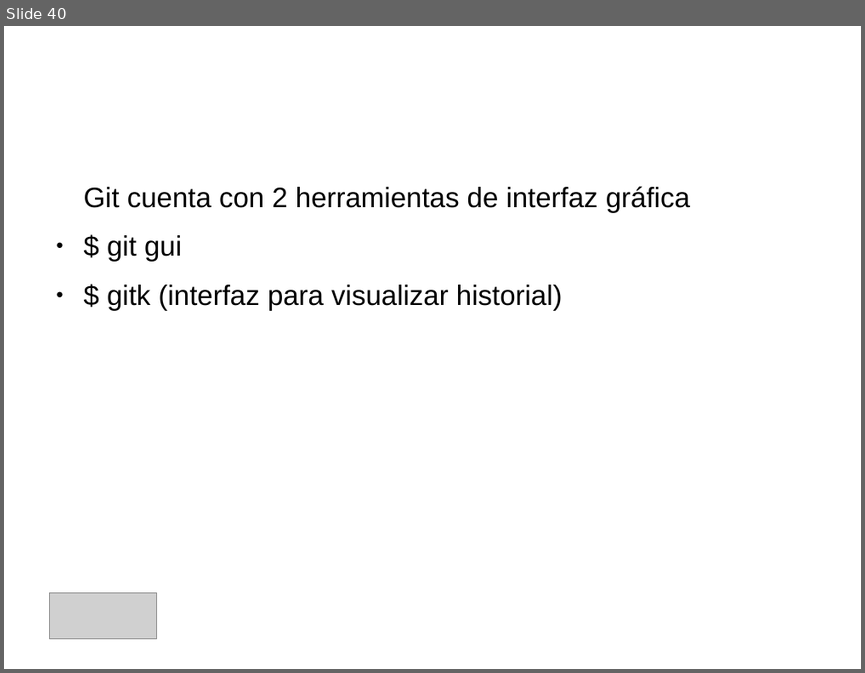
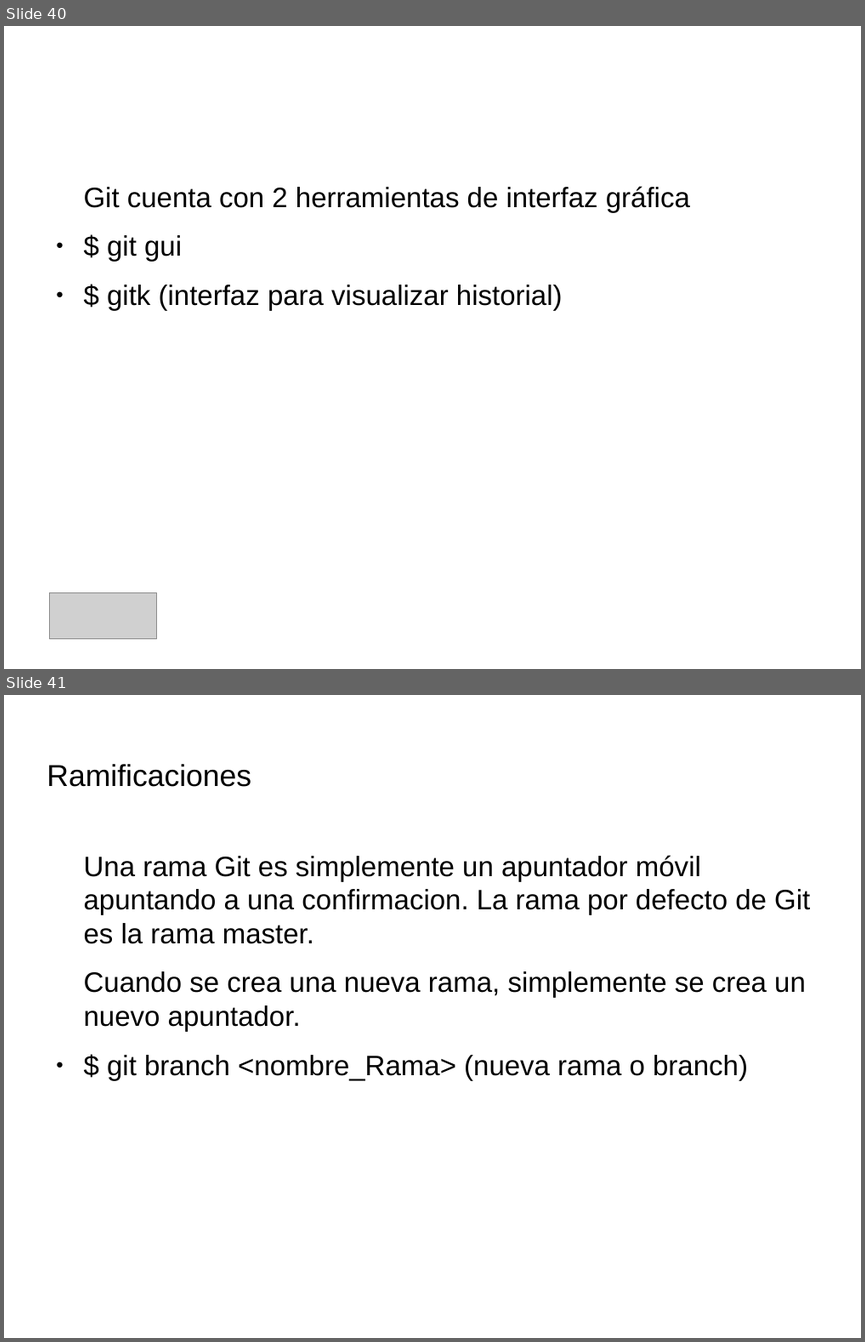
Before and after one commit to IllanPedro/Hardware, a slide deck: CursoGIT,GITHUB,SOURCETREE/Precentacion_Git.odp. Shown one above the other, each under a label of ours: slide 40 before the commit, slides 40 and 41 after it. The pictures are 865x673 and 865x1342 pixels, drawn with LibreOffice and Linux fonts; fonts in the diff are those of the drawing; grey boxes stand for pictures; background and template pictures are left out. Boxes give left, top, right and bottom in pixels: in the first picture for what was removed or moved away, otherwise in the second. Text is boxed around its words. In the diff, an @@ line names an element or a change of style, - is before the commit and + after.

```diff
--- a/CursoGIT,GITHUB,SOURCETREE/Precentacion_Git.odp
+++ b/CursoGIT,GITHUB,SOURCETREE/Precentacion_Git.odp
@@ slide 41 added at [4,695,861,1338], background picture (left out) @@
@@ title added at [46,764,251,787], 28 pt, text #000000 @@
+Ramificaciones
@@ text added at [84,855,810,1080], 26 pt, text #000000 @@
+Una rama Git es simplemente un apuntador móvil apuntando a una confirmacion. La rama por defecto de Git es la rama master.
+Cuando se crea una nueva rama, simplemente se crea un nuevo apuntador.
+● $ git branch <nombre_Rama> (nueva rama o branch)
```
Also in this commit, not shown: 1 slide changed, 1 other slide added.
